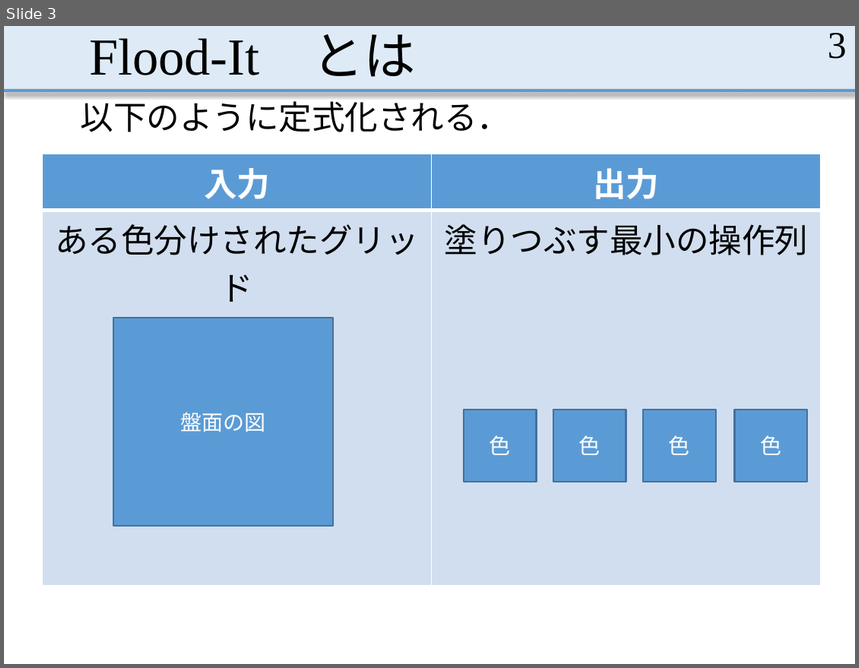
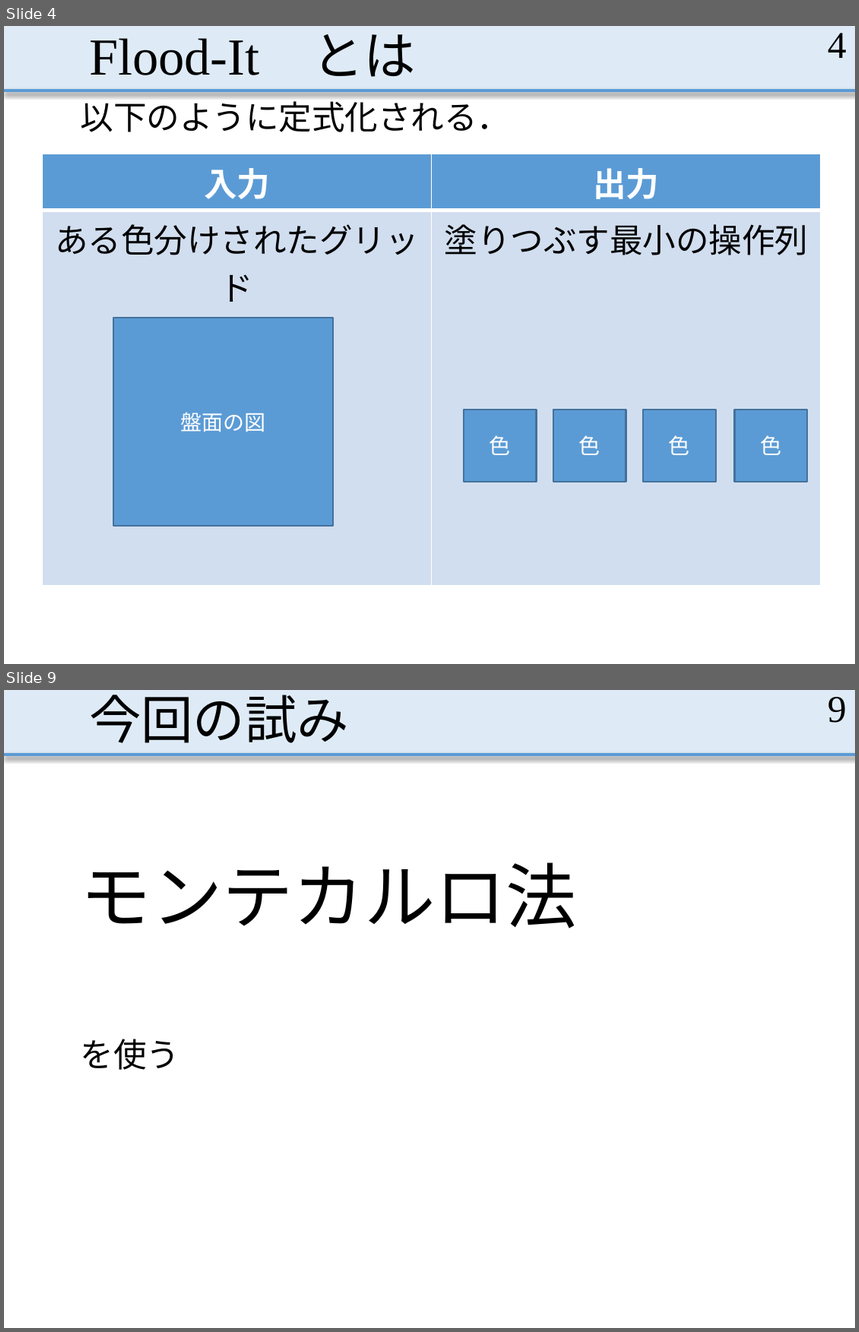
Before and after one commit to MasayaOda/SR, a slide deck: 中間発表.pptx. Shown one above the other, each under a label of ours: slide 3 before the commit, slides 4 and 9 after it; the slides between them are not shown. The pictures are 859x668 and 859x1332 pixels, drawn with LibreOffice and Linux fonts; fonts in the diff are those of the drawing. Boxes give left, top, right and bottom in pixels: in the first picture for what was removed or moved away, otherwise in the second. Text is boxed around its words. In the diff, an @@ line names an element or a change of style, - is before the commit and + after.

```diff
--- a/中間発表.pptx
+++ b/中間発表.pptx
@@ slide 9 added at (x1=4, y1=690, x2=855, y2=1328), background #FFFFFF; not listed: 2 template elements that a slide beside it also shows @@
@@ title added at (x1=89, y1=695, x2=349, y2=743), 44 pt, text #000000 @@
+今回の試み
@@ page number added at (x1=828, y1=697, x2=847, y2=723), 32 pt, text #000000 @@
+9
@@ text added at (x1=81, y1=863, x2=577, y2=1070), 60 pt, text #000000 @@
+モンテカルロ法
+を使う
@@ what was slide 3 is now slide 4 @@
@@ page number at (x1=828, y1=33, x2=847, y2=58): text changed @@
-3
+4
```
Also in this commit, not shown: 5 slides changed, 3 other slides added, 1 slide removed, 1 other file.
